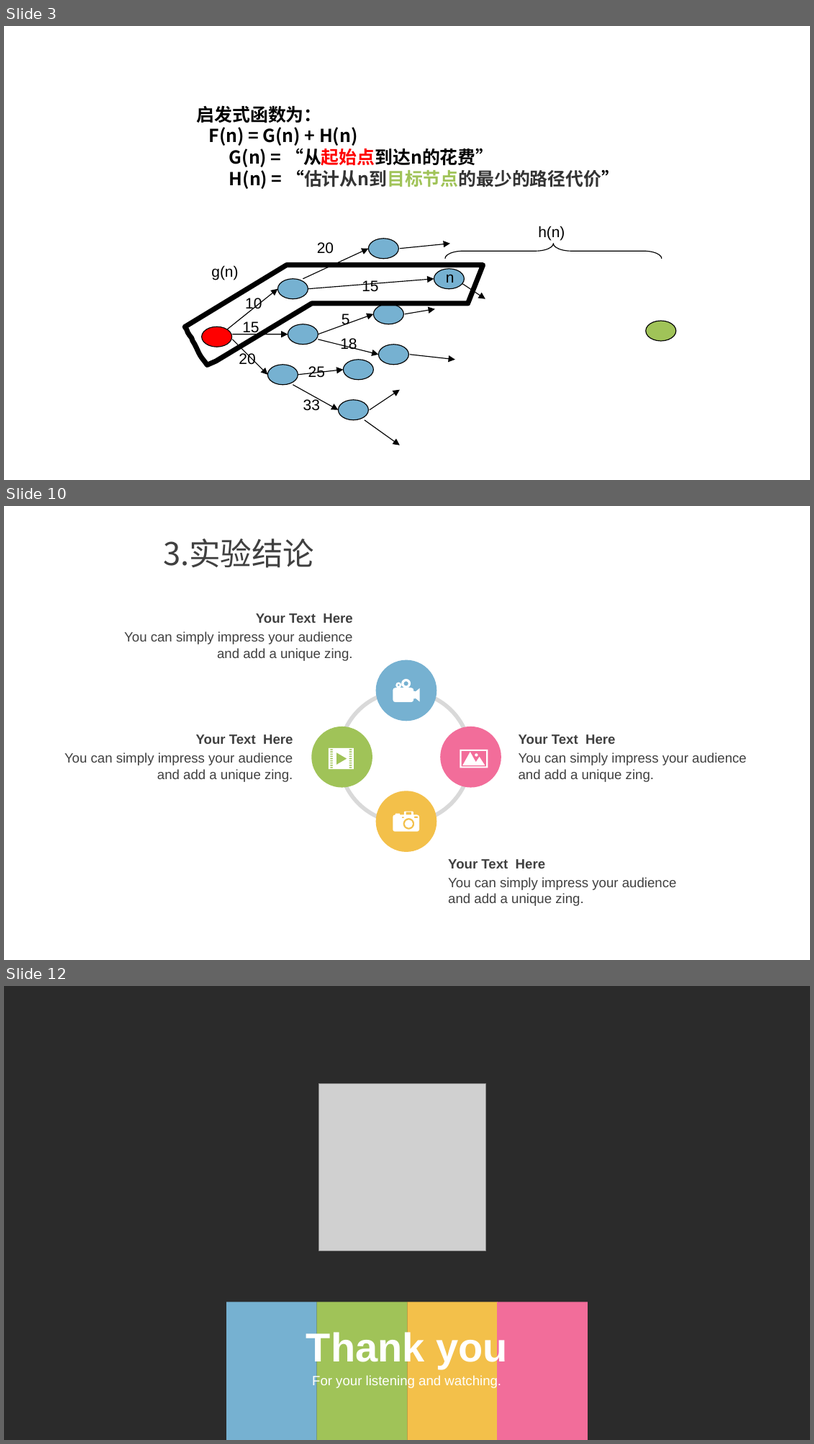
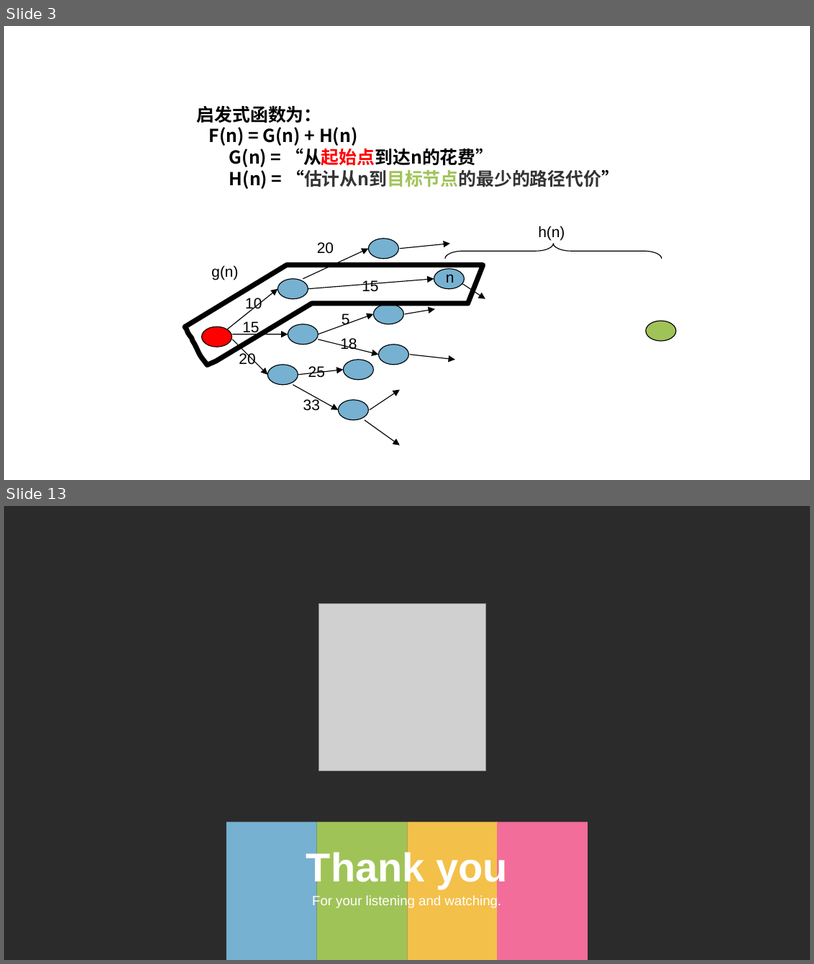
Before and after one commit to Anchovy0901/introduction-to-AI, a slide deck: 小组作业/doc/人工智能_G3_Astar算法讲解.pptx. Shown one above the other, each under a label of ours: slides 3, 10 and 12 before the commit, slides 3 and 13 after it; the slides between them are not shown. The pictures are 814x1444 and 814x964 pixels, drawn with LibreOffice and Linux fonts; fonts in the diff are those of the drawing; grey boxes stand for pictures; background and template pictures are left out; a plain dark background stands for a picture behind light text. Boxes give left, top, right and bottom in pixels: in the first picture for what was removed or moved away, otherwise in the second. Text is boxed around its words. In the diff, an @@ line names an element or a change of style, - is before the commit and + after.

```diff
--- a/小组作业/doc/人工智能_G3_Astar算法讲解.pptx
+++ b/小组作业/doc/人工智能_G3_Astar算法讲解.pptx
@@ slide 10 removed at [4, 506, 810, 960], background #FFFFFF @@
@@ text removed at [163, 538, 314, 568] @@
-3.实验结论
@@ text removed at [256, 613, 352, 623] @@
-Your Text Here
@@ text removed at [124, 631, 353, 661] @@
-You can simply impress your audience and add a unique zing.
@@ ellipse removed at [376, 660, 437, 721] @@
@@ donut removed at [337, 689, 473, 824] @@
@@ freeform shape removed at [393, 679, 419, 702] @@
@@ text removed at [196, 734, 293, 744] @@
-Your Text Here
@@ ellipse removed at [312, 726, 373, 788] @@
@@ ellipse removed at [440, 726, 502, 788] @@
@@ text removed at [519, 734, 615, 744] @@
-Your Text Here
@@ text removed at [64, 752, 293, 782] @@
-You can simply impress your audience and add a unique zing.
@@ freeform shape removed at [329, 748, 354, 769] @@
@@ freeform shape removed at [460, 749, 489, 768] @@
@@ text removed at [519, 752, 747, 782] @@
-You can simply impress your audience and add a unique zing.
@@ ellipse removed at [376, 790, 437, 852] @@
@@ freeform shape removed at [393, 811, 419, 831] @@
@@ text removed at [448, 859, 545, 868] @@
-Your Text Here
@@ text removed at [448, 877, 677, 906] @@
-You can simply impress your audience and add a unique zing.
@@ what was slide 12 is now slide 13 @@
```
Also in this commit, not shown: 7 slides changed, 3 slides added, 1 other slide removed.
